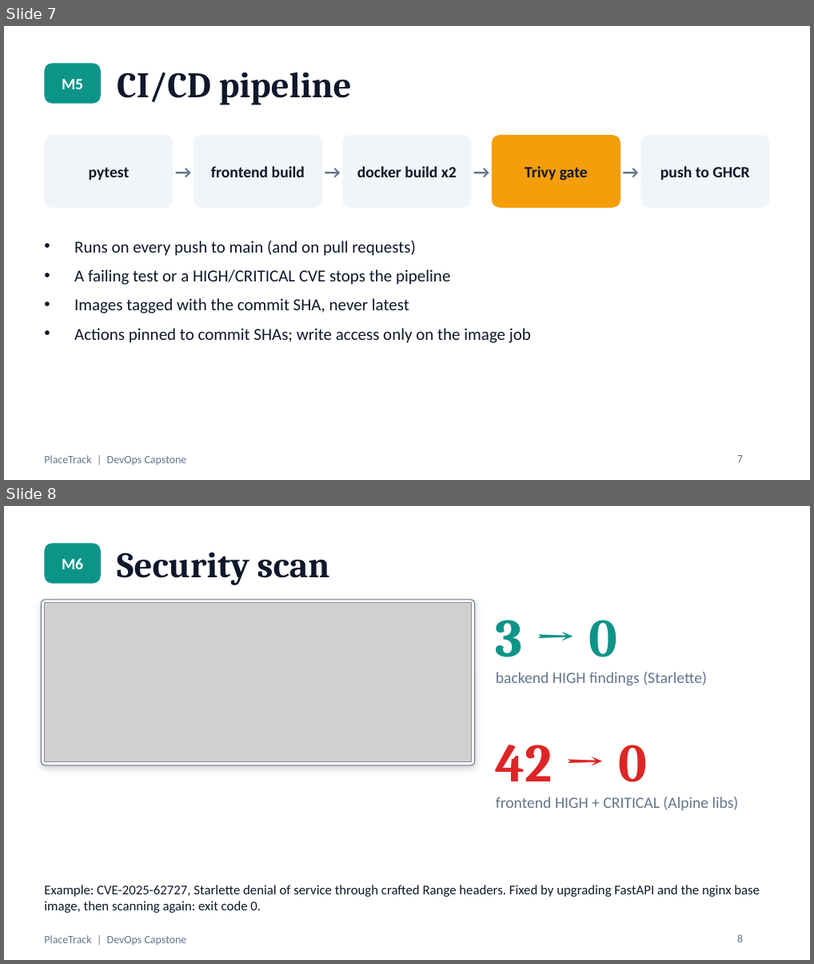
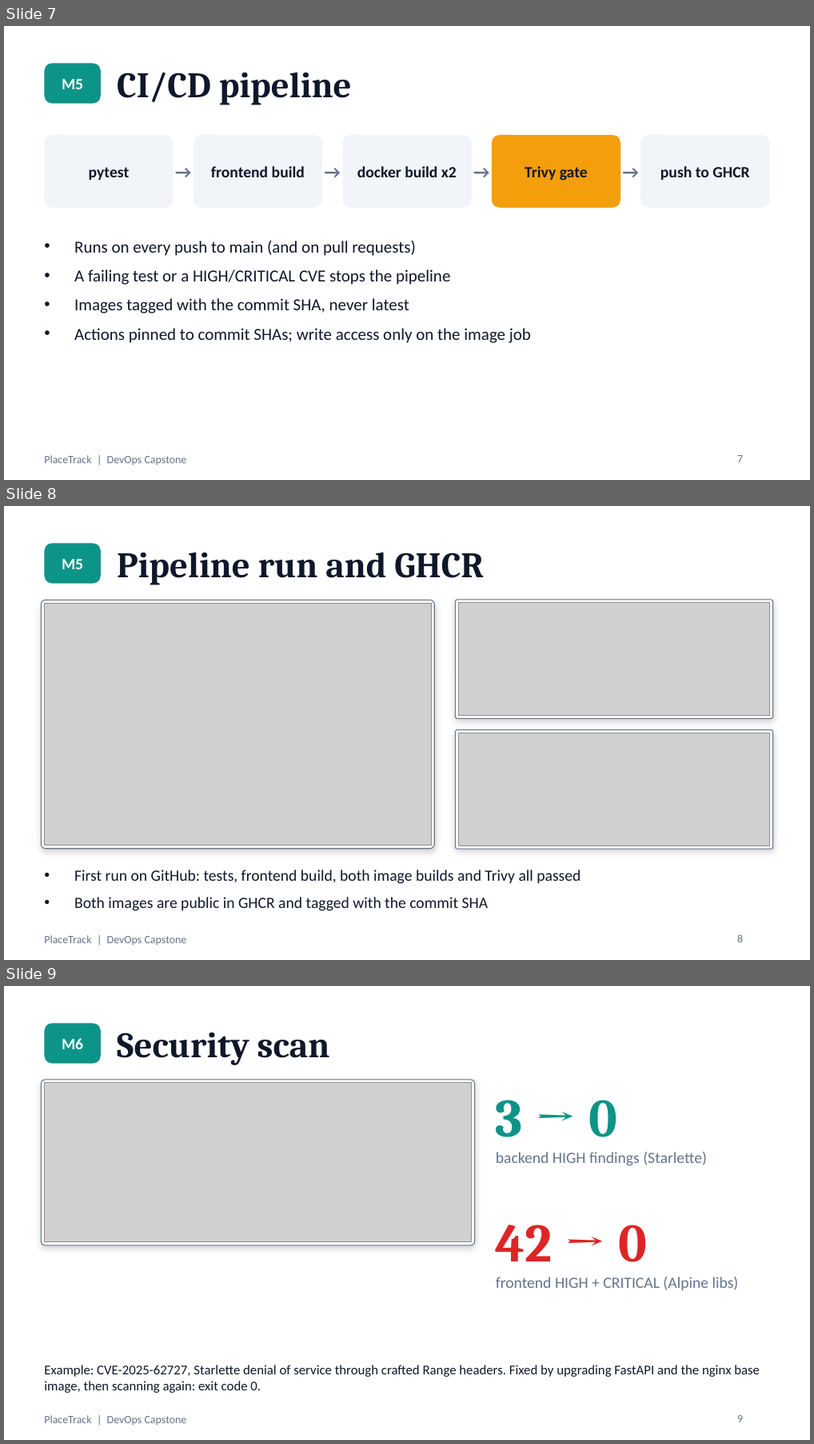
Before and after one commit to Raghavendra1729-cell/placetrack-devops-capstone, a slide deck: docs/PlaceTrack-Capstone.pptx. Shown one above the other, each under a label of ours: slides 7 and 8 before the commit, slides 7, 8 and 9 after it. The pictures are 814x964 and 814x1444 pixels, drawn with LibreOffice and Linux fonts; fonts in the diff are those of the drawing; grey boxes stand for pictures. Boxes give left, top, right and bottom in pixels: in the first picture for what was removed or moved away, otherwise in the second. Text is boxed around its words. In the diff, an @@ line names an element or a change of style, - is before the commit and + after.

Commit message:
Add a pipeline and GHCR slide to the deck

```diff
--- a/docs/PlaceTrack-Capstone.pptx
+++ b/docs/PlaceTrack-Capstone.pptx
@@ slide 8 added at (4,506,810,960), background #FFFFFF; not listed: 1 template element that a slide beside it also shows @@
@@ rounded rectangle added at (44,543,101,584), fill #0D9488 @@
@@ title added at (117,552,484,585), 32 pt, text #0F172A, bold @@
+Pipeline run and GHCR
@@ text added at (62,559,83,569), 14 pt, text #FFFFFF, bold @@
+M5
@@ rounded rectangle added at (41,600,434,848), fill #FFFFFF, outline #64748B 0.75 pt @@
@@ rounded rectangle added at (455,600,774,718), fill #FFFFFF, outline #64748B 0.75 pt @@
@@ picture added at (44,603,431,844) @@
@@ picture added at (459,603,770,715) @@
@@ rounded rectangle added at (455,729,774,848), fill #FFFFFF, outline #64748B 0.75 pt @@
@@ picture added at (459,732,770,844) @@
@@ text added at (74,869,581,911), 14 pt, text #0F172A @@
+• First run on GitHub: tests, frontend build, both image builds and Trivy all passed
+• Both images are public in GHCR and tagged with the commit SHA
@@ page number added at (738,934,743,942), 10 pt, text #64748B @@
+8
@@ what was slide 8 is now slide 9 @@
@@ page number at (738,1415,743,1422): text changed @@
-8
+9
```
